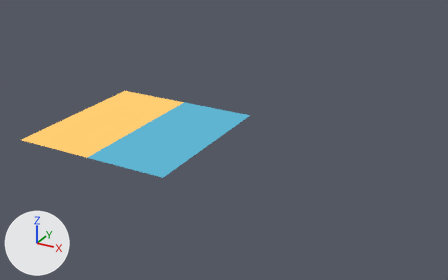
The Blender file 0.materials.blend: old version first, new version second.
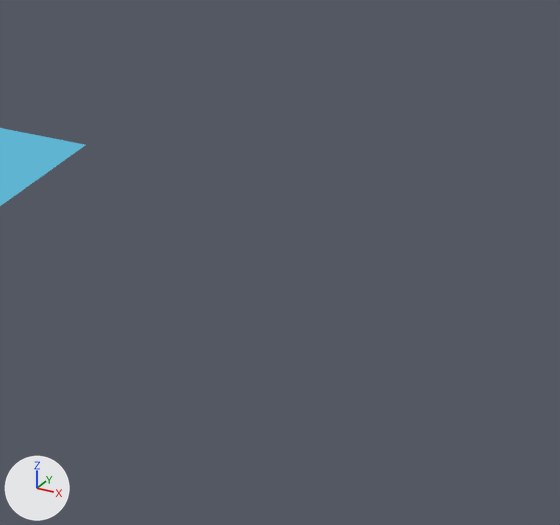
Each version is shown whole from a 50 mm lens placed at (4.29, -5.69, 2.92), pointed at (1.16, 0.02, 0.07), then close up on the part from 48% to 100% of the width and 20% to 98% of the height. The axes (+X, +Y, +Z) are drawn at lower left. The lights are the same throughout. Text is drawn in Blender's own font.

The older version as bpy lines, for what is in view:
```python
me_plane = bpy.data.meshes.new('Plane')
me_plane.from_pydata([(-1.0, -1.0, 0.0), (1.0, -1.0, 0.0), (-1.0, 1.0, 0.0), (1.0, 1.0, 0.0), (0.0, -1.0, 0.0), (0.0, 1.0, 0.0)], [], [(4, 1, 3, 5), (0, 4, 5, 2)])
for i in [0]: me_plane.polygons[i].material_index = 1
me_plane.materials.append(mat_gold)  # orange #ffcd72
me_plane.materials.append(mat_darkblue)  # cyan #5eb4d1
ob_plane = bpy.data.objects.new('Plane', me_plane)
ob_plane.location = (0.0, 0.0, 0.0)
```
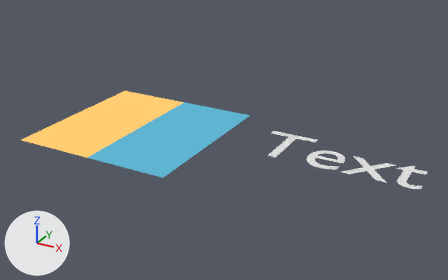
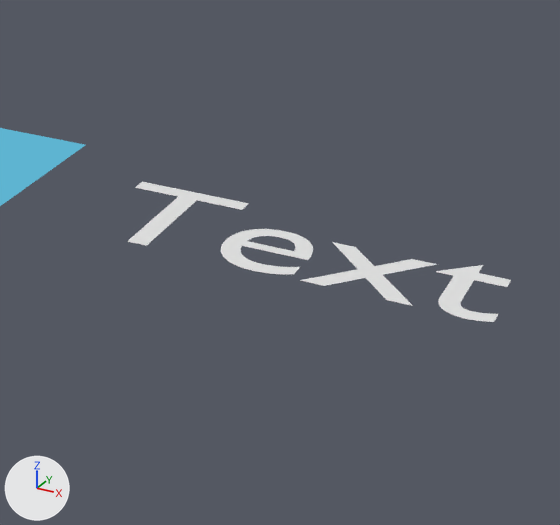
Location of each change, (x1, y1, x2, y2) in pixels of the close-ups (560 x 525 px):
'Text', added: after (128, 182, 511, 322)

The edits, one by one:
Text 'Text' (txt_text) is new.
Its body is 'Text'.
Object 'Text' (ob_text) is new; it shows txt_text.
Its location is (1.458, 0.0, 0.0).
